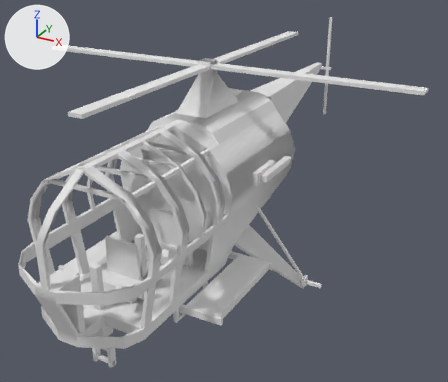
What one commit did to the OBJ model assets/waywardcraft/vehicles/planes/henderly_h2_sky_transit/henderly_h2_sky_transit.obj.
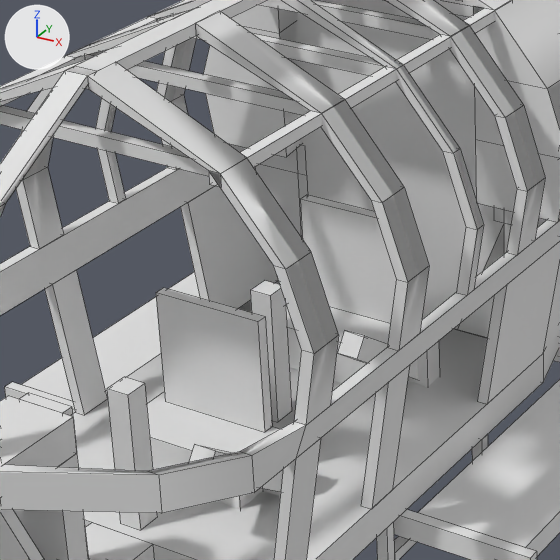
Old and new are each drawn whole from a 50 mm lens placed at (5.66, -9.69, 5.78), pointed at (0.13, 0.36, 0.75) and again close up on the part from 13% to 51% of the width and 38% to 84% of the height. Every picture has the same lights, and +X, +Y and +Z are marked at upper left. The close-ups show mesh edges as thin lines. Where no turn or scale is listed for an object, it has been applied to the vertices. Vertices at the same position are counted once.

Objects in the first close-up: 'bodyModel', 'controlstick1', 'controlstick2', 'throttle1', 'throttle2'.
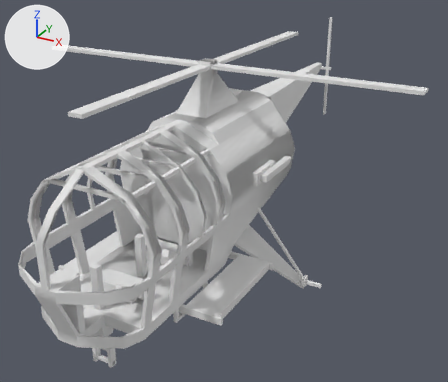
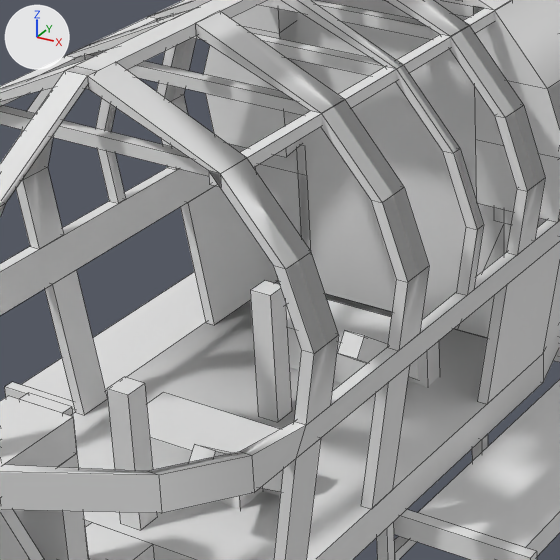
Pixel boxes (x1, y1, x2, y2) of what changed, in the close-ups (560 x 560 px):
part 1 of me_bodymodel, deleted
    before: (156, 288, 272, 432)
part 2 of me_bodymodel, deleted
    before: (300, 195, 396, 323)

The change in detail:
me_bodymodel has 721 vertices, 729 faces and spans x -2.31..2.38, y -4.5..5.81, z -0.87..3.56.
me_bodymodel is used by ob_bodymodel; location (0.0, 0.0, 0.0).
me_bodymodel part 1: the loose piece of 8 vertices spanning x -0.31..0.31, y -2.81..-2.75, z 0.44..1.06 is deleted.
me_bodymodel part 2: the loose piece of 8 vertices spanning x -0.31..0.31, y -1.56..-1.5, z 0.44..1.06 is deleted.
